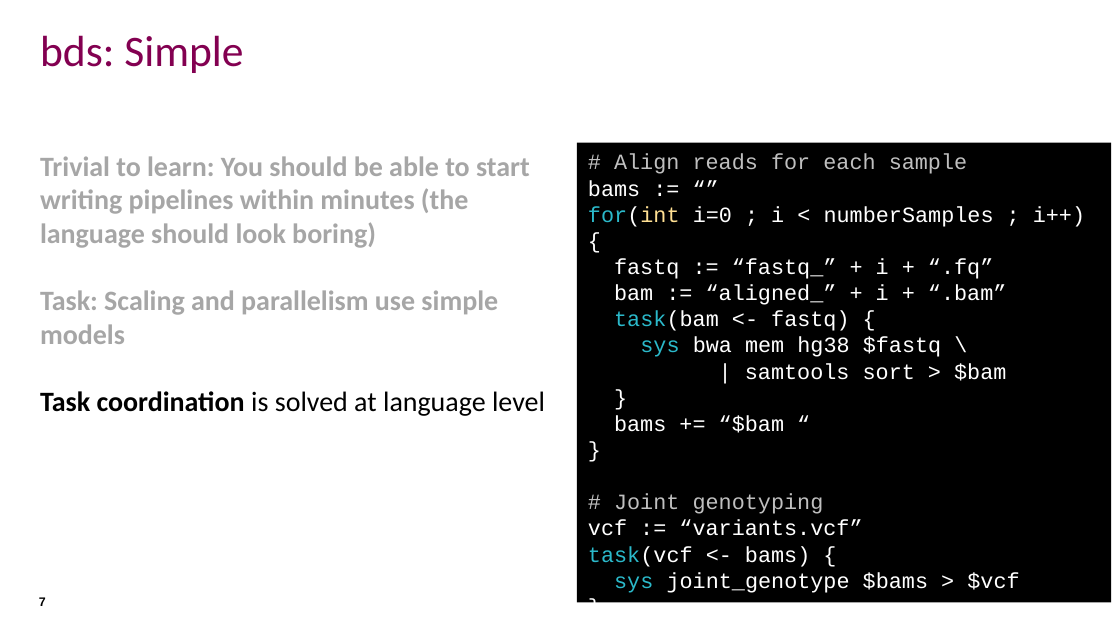
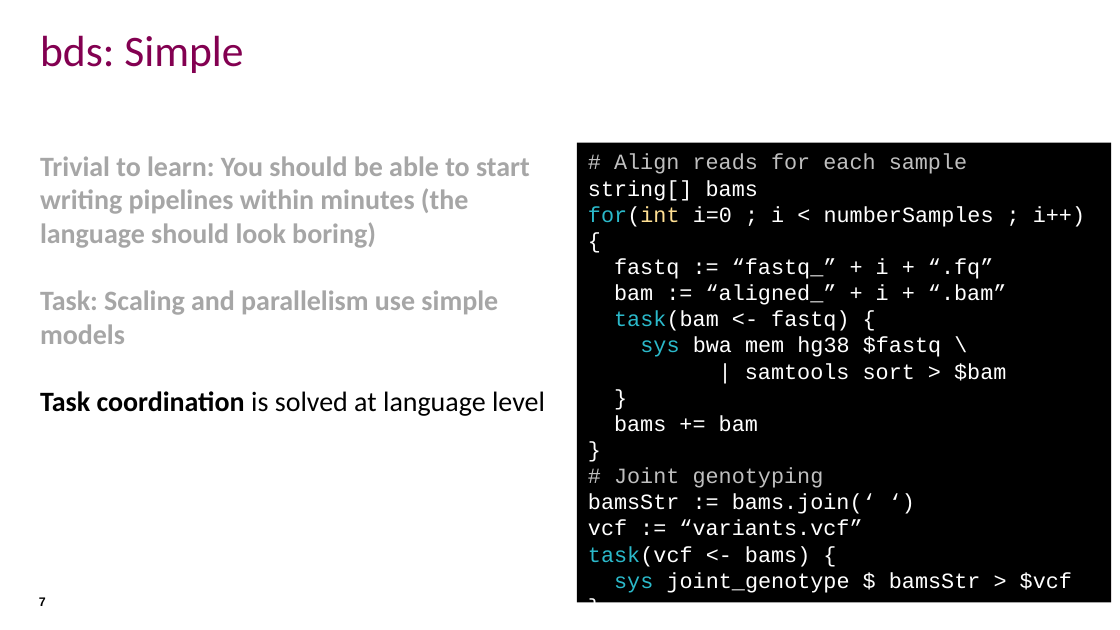
Before and after one commit to pcingola/bds, a slide deck: slide 7 of doc/BioIT_Cloud_bds_202109.pptx. Drawn at 1120x630 pixels with LibreOffice and Linux fonts; fonts in the diff are those of the drawing; background and template pictures are left out. Boxes give left, top, right and bottom in pixels: in the first picture for what was removed or moved away, otherwise in the second. Text is boxed around its words. In the diff, an @@ line names an element or a change of style, - is before the commit and + after.

```diff
--- a/doc/BioIT_Cloud_bds_202109.pptx
+++ b/doc/BioIT_Cloud_bds_202109.pptx
@@ text in rectangle at (588, 180, 758, 201): text changed @@
-bams := “”
+string[] bams
@@ text in rectangle at (614, 415, 758, 432): text changed @@
-bams += “$bam “
+bams += bam
@@ text in rectangle at (588, 494, 876, 514): paragraph added @@
+bamsStr := bams.join(‘ ‘)
@@ text in rectangle at (614, 572, 1072, 593): text changed @@
-sys joint_genotype $bams > $vcf
+sys joint_genotype $ bamsStr > $vcf
```
Also in this commit, not shown: 1 other file.
